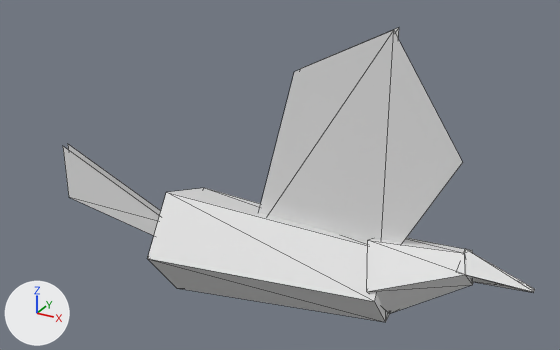
Before and after pictures for a commit that changed the glTF model assets/models/bird.glb.
Before and after are seen from a 50 mm lens placed at (0.809, -1.502, 0.99), pointed at (-0.025, 0.015, 0.231). Arrows for +X, +Y and +Z are at lower left; the lights stay in place. The older version comes first. Mesh edges are drawn as thin lines. Vertices at exactly the same position are counted once.

In view in the first picture: 'bird'.
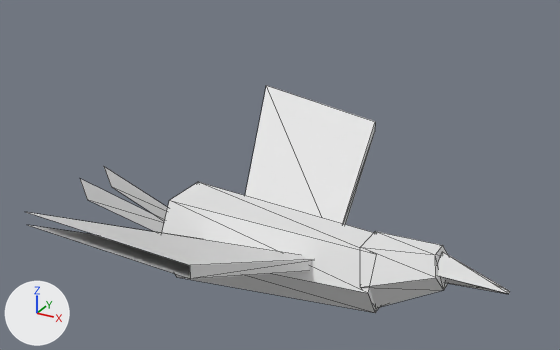
Boxes [x1, y1, x2, y2] around the edits, measured in the pictures (560 x 350 px; the box of a moved part takes in the faces that stretch with it):
```json
{"object": "bird", "change": "reshaped", "before": [63, 28, 535, 322], "after": [27, 85, 510, 313], "on screen": "22% shorter"}
{"part": 1, "of": "me_bird", "change": "moved or reshaped", "before": [464, 249, 535, 293], "after": [438, 252, 510, 294]}
{"part": 2, "of": "me_bird", "change": "rebuilt", "before": [147, 188, 390, 322], "after": [162, 182, 380, 313], "on screen": "10% narrower"}
{"part": 3, "of": "me_bird", "change": "rebuilt", "before": [367, 238, 474, 314], "after": [360, 231, 448, 308], "on screen": "18% narrower"}
{"part": 4, "of": "me_bird", "change": "deleted", "before": [259, 30, 463, 243]}
{"part": 5, "of": "me_bird", "change": "deleted", "before": [68, 144, 161, 216], "on screen": "mostly hidden"}
{"part": 6, "of": "me_bird", "change": "deleted", "before": [301, 28, 399, 69]}
{"part": 7, "of": "me_bird", "change": "deleted", "before": [63, 146, 159, 236]}
{"part": 8, "of": "me_bird", "change": "added", "after": [27, 85, 375, 279]}
```

Scene script edits in JSON lines:
```json
{"block": "me_bird", "where": "# used by ob_bird; location = (0.0, 0.0, 0.0)"}
{"op": "remove", "block": "me_bird", "code": "me_bird.from_pydata(...)  # 45 vertices, 53 faces; spans x -0.72..0.601, y -0.15..0.121, z -0.142..0.62"}
{"op": "add", "block": "me_bird", "code": "me_bird.from_pydata(...)  # 56 vertices, 68 faces; spans x -0.62..0.55, y -0.5..0.5, z -0.093..0.28"}
{"block": "me_bird", "change": "me_bird part 1: the loose piece of 8 vertices spanning x 0.435..0.601, y -0.04..0.04, z 0.08..0.16 is moved by (-0.05, 0.0, -0.02)"}
{"block": "me_bird", "change": "me_bird part 2: the loose piece of 10 vertices spanning x -0.327..0.285, y -0.15..0.121, z -0.142..0.142 is rebuilt with 12 vertices and now spans x -0.304..0.263, y -0.13..0.13, z -0.093..0.133"}
{"block": "me_bird", "change": "me_bird part 3: the loose piece of 10 vertices spanning x 0.229..0.473, y -0.1..0.081, z -0.04..0.156 is rebuilt with 12 vertices and now spans x 0.217..0.413, y -0.09..0.09, z -0.024..0.141"}
{"block": "me_bird", "change": "me_bird part 4: the loose piece of 5 vertices spanning x -0.1..0.42, y 0.0, z 0.04..0.62 is deleted"}
{"block": "me_bird", "change": "me_bird part 5: the loose piece of 4 vertices spanning x -0.72..-0.35, y 0.02, z -0.04..0.18 is deleted"}
{"block": "me_bird", "change": "me_bird part 6: the loose piece of 4 vertices spanning x -0.1..0.25, y 0.03, z 0.04..0.62 is deleted"}
{"block": "me_bird", "change": "me_bird part 7: the loose piece of 4 vertices spanning x -0.72..-0.35, y 0.0, z -0.04..0.18 is deleted"}
{"block": "me_bird", "change": "me_bird part 8"}
{"block": "me_bird", "change": "24 vertices are added at x -0.62..0.12, y -0.5..0.5, z -0.02..0.28"}
{"block": "me_bird", "change": "16 new faces join them"}
```
